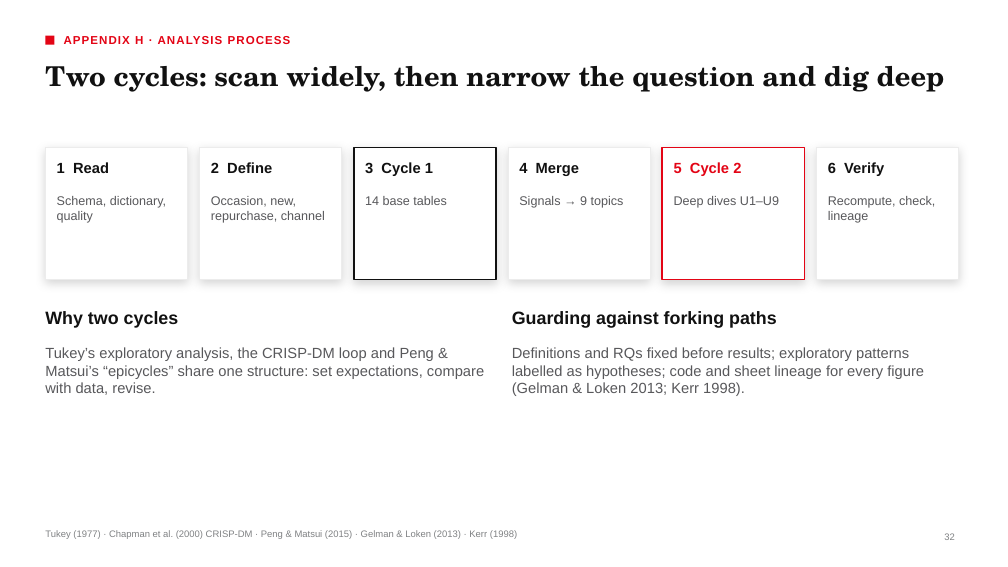
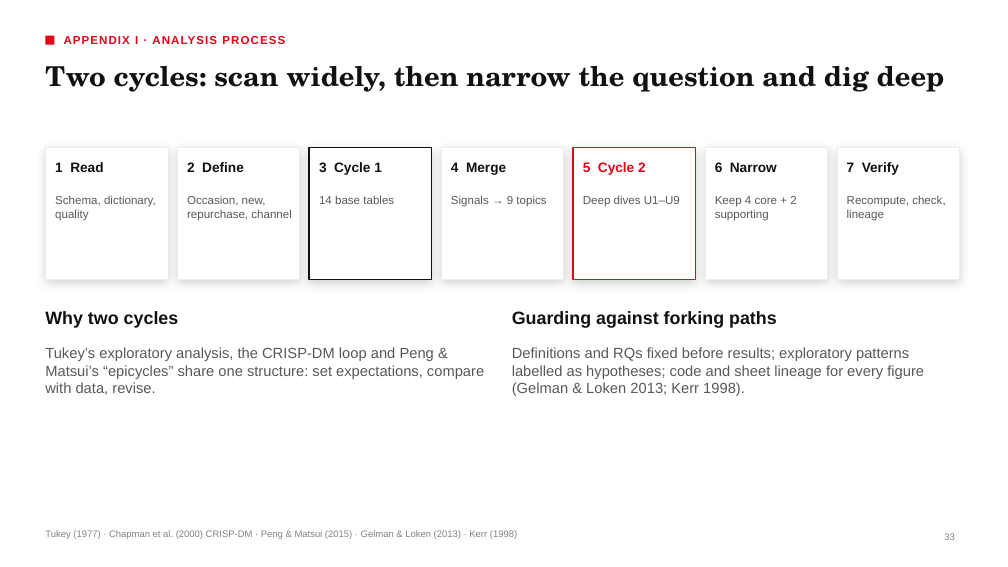
Before and after one commit to underthesun7213/social-data, a slide deck: slide 33 of presentation/hm_retention_deck_en.pptx (slide 32 before the commit). Drawn at 1008x567 pixels with LibreOffice and Linux fonts; fonts in the diff are those of the drawing. Boxes give left, top, right and bottom in pixels: in the first picture for what was removed or moved away, otherwise in the second. Text is boxed around its words. In the diff, an @@ line names an element or a change of style, - is before the commit and + after.

```diff
--- a/presentation/hm_retention_deck_en.pptx
+++ b/presentation/hm_retention_deck_en.pptx
@@ text at (x1=64, y1=35, x2=285, y2=47): text changed @@
-APPENDIX H · ANALYSIS PROCESS
+APPENDIX I · ANALYSIS PROCESS
@@ rectangle resized from (x1=45, y1=147, x2=188, y2=280) to (x1=45, y1=147, x2=168, y2=280) @@
@@ rectangle resized from (x1=200, y1=147, x2=342, y2=280) to (x1=178, y1=147, x2=300, y2=280) @@
@@ rectangle resized from (x1=354, y1=147, x2=496, y2=280) to (x1=309, y1=147, x2=432, y2=280) @@
@@ rectangle resized from (x1=508, y1=147, x2=650, y2=280) to (x1=441, y1=147, x2=563, y2=280) @@
@@ rectangle resized from (x1=662, y1=147, x2=805, y2=280) to (x1=573, y1=147, x2=696, y2=280) @@
@@ rectangle added at (x1=705, y1=147, x2=827, y2=280), fill #FFFFFF, outline #ECECEC 0.5 pt @@
@@ rectangle resized from (x1=817, y1=147, x2=959, y2=280) to (x1=837, y1=147, x2=960, y2=280) @@
@@ text "2 Define" moved from (x1=211, y1=162, x2=272, y2=173) to (x1=187, y1=162, x2=244, y2=172) @@
@@ text "3 Cycle 1" moved from (x1=365, y1=162, x2=433, y2=176) to (x1=319, y1=162, x2=382, y2=175) @@
@@ text "4 Merge" moved from (x1=519, y1=163, x2=579, y2=176) to (x1=451, y1=162, x2=506, y2=175) @@
@@ size 14 to 13 pt in 5 elements at (x1=55, y1=162, x2=103, y2=172), (x1=187, y1=162, x2=244, y2=172), (x1=319, y1=162, x2=382, y2=175), (x1=451, y1=162, x2=506, y2=175), (x1=583, y1=162, x2=646, y2=175) @@
@@ text "5 Cycle 2" moved from (x1=674, y1=162, x2=741, y2=176) to (x1=583, y1=162, x2=646, y2=175) @@
@@ text added at (x1=715, y1=162, x2=777, y2=172), 13 pt, text #111111, bold @@
+6 Narrow
@@ text at (x1=847, y1=162, x2=899, y2=175): text changed; size 14 to 13 pt @@
-6 Verify
+7 Verify
@@ text "Occasion, new, repurchase, channel" moved from (x1=211, y1=196, x2=325, y2=223) to (x1=187, y1=196, x2=292, y2=221) @@
@@ text "14 base tables" moved from (x1=365, y1=196, x2=447, y2=205) to (x1=319, y1=195, x2=394, y2=204) @@
@@ text "Signals → 9 topics" moved from (x1=519, y1=196, x2=624, y2=208) to (x1=451, y1=195, x2=546, y2=207) @@
@@ size 12 to 11 pt in 6 elements at (x1=55, y1=195, x2=156, y2=221), (x1=847, y1=195, x2=945, y2=221), (x1=187, y1=196, x2=292, y2=221), (x1=319, y1=195, x2=394, y2=204), (x1=451, y1=195, x2=546, y2=207), (x1=583, y1=195, x2=680, y2=207) @@
@@ text "Deep dives U1–U9" moved from (x1=674, y1=196, x2=779, y2=208) to (x1=583, y1=195, x2=680, y2=207) @@
@@ text added at (x1=715, y1=196, x2=796, y2=221), 11 pt, text #58585B @@
+Keep 4 core + 2 supporting
@@ text "Recompute, check, lineage" moved from (x1=828, y1=196, x2=935, y2=223) to (x1=847, y1=195, x2=945, y2=221) @@
```
Also in this commit, not shown: 8 other slides changed, 1 slide added, 4 other files.
